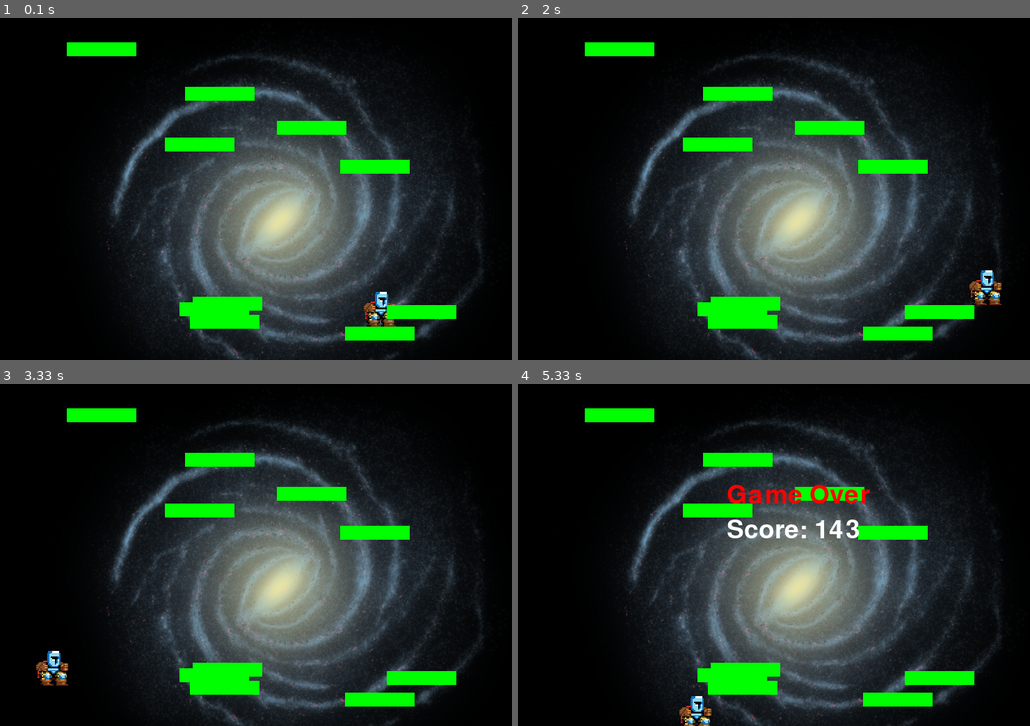
Above: before the commit, frames 1-4 (two rows, left to right).
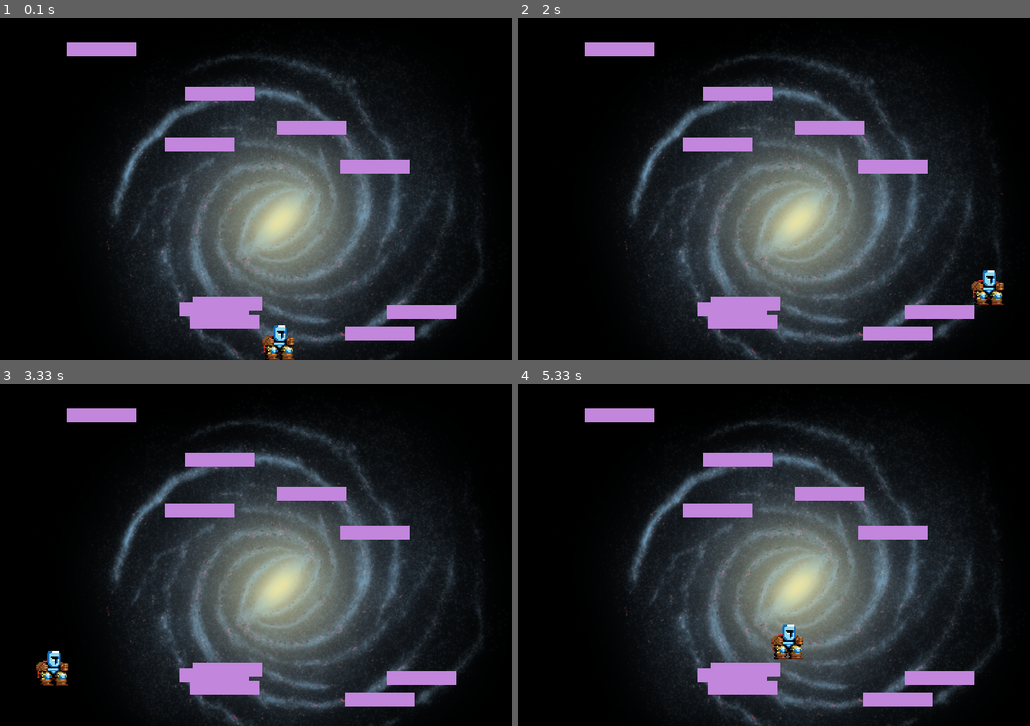
Above: after the commit, the same moments.

Repository: scourtney910/CS3021_Pygame
Game: pygame game, started from main.py
The game is run twice, just before and just after one commit, with the same random seed, the same clock (stepped at 60 frames per second) and the same inputs.
Inputs (mouse positions are in pixels of both pictures, inside the frame that each line leads up to):
- Up to frame 1 (0.1 s): no input
- Up to frame 2 (2 s): press the mouse at (799, 178) at 0.37 s; move the mouse to (733, 165) at 0.47 s; release the mouse at (661, 154) at 0.6 s; press the mouse at (799, 178) at 0.7 s; move the mouse to (896, 236) at 0.8 s; release the mouse at (999, 298) at 0.93 s; press the mouse at (799, 178) at 1.53 s; move the mouse to (789, 130) at 1.63 s; release the mouse at (779, 79) at 1.77 s; press the mouse at (799, 178) at 1.87 s; move the mouse to (850, 147) at 1.97 s
- Up to frame 3 (3.33 s): release the mouse at (389, 486) at 2.1 s; press the mouse at (281, 544) at 2.2 s; move the mouse to (378, 513) at 2.3 s; release the mouse at (481, 483) at 2.43 s; press the mouse at (281, 544) at 2.53 s; move the mouse to (199, 490) at 2.63 s; release the mouse at (117, 435) at 2.77 s; press the mouse at (281, 544) at 2.87 s; move the mouse to (199, 555) at 2.97 s; release the mouse at (122, 561) at 3.1 s
- Up to frame 4 (5.33 s): press the mouse at (799, 544) at 3.53 s; move the mouse to (855, 503) at 3.63 s; release the mouse at (912, 462) at 3.77 s; press the mouse at (799, 544) at 3.87 s; move the mouse to (896, 527) at 3.97 s; release the mouse at (989, 510) at 4.1 s; press the mouse at (799, 544) at 4.7 s; move the mouse to (697, 602) at 4.8 s; release the mouse at (599, 664) at 4.93 s

The runs differ from the first frame. In frame 1, 6.1% of the frame differs, in the area x 13-90%, y 7-100%; in frame 2, 5.5%; in frame 3, 5.2%; in frame 4, 7.0%.

Commit message:
Changes with comments

Diff:
--- a/main.py
+++ b/main.py
@@ -1,8 +1,10 @@
 import pygame
+import sys
 import random
-import sys
-from typing import Any, Union
 import math
+import os
+
+os.chdir(os.path.dirname(os.path.realpath(__file__)))
 
 
 # Constants
@@ -10,11 +12,12 @@
 SCREEN_HEIGHT     = 600
 FPS               = 60
 GRAVITY           = 0.5
-PLAYER_WIDTH      = 50
+PLAYER_WIDTH      = 50 #use to change player size
 PLAYER_HEIGHT     = 50
 PLATFORM_WIDTH    = 100
 PLATFORM_HEIGHT   = 20
-PLATFORM_COLOR    = (0, 255, 0)
+# PLATFORM_COLOR    = (0, 255, 0)
+PLATFORM_COLOR    = (random.randint(0,255), random.randint(0,255), random.randint(0,255))
 MAX_JUMP_STRENGTH = 20
 
 
@@ -23,7 +26,7 @@
 screen = pygame.display.set_mode((SCREEN_WIDTH, SCREEN_HEIGHT))
 pygame.display.set_caption('Jump King + Doodle Jump')
 clock = pygame.time.Clock()
-font = pygame.font.SysFont(None, 55)
+
 
 
 class Player(pygame.sprite.Sprite):
@@ -32,29 +35,34 @@
     def __init__(self):
         """Initialize all the player attributes"""
 
-        super().__init__()
+        super().__init__() #take attributes form pygame module, inheriting attributes from pygame has is a ?
         self.original_image = pygame.image.load('player.png').convert_alpha()
         self.image = pygame.transform.scale(
             self.original_image,
             (PLAYER_WIDTH, PLAYER_HEIGHT)
             )
 
-        self.rect = self.image.get_rect()
+        self.rect = self.image.get_rect() #forcing player hot box into  a square
+        self.rect.center = ( #starting location for sprite
+            SCREEN_WIDTH // 2,
+            SCREEN_HEIGHT - self.rect.height // 2
+            )
 
         self.velocity_y = 0
         self.velocity_x = 0
         self.is_jumping = False
 
 
-    def jump(self, vector: tuple) -> None:
-        """change player state to recognize sprite jumping
-        vector expected is from the calculate_vector function"""
+    def jump(self, vector):
+
         self.velocity_x, self.velocity_y = vector
         self.is_jumping = True
 
 
     def update(self):
-        """update player position on screen based on changing attributes"""
+        """
+        update player position on screen based on changing attributes
+        """
 
         if self.is_jumping:
 
@@ -64,8 +72,9 @@
             self.rect.x += self.velocity_x
 
             if self.rect.bottom >= SCREEN_HEIGHT:
-                # Game Over is set
-                return True
+
+                self.rect.bottom = SCREEN_HEIGHT
+                self.is_jumping = False
 
         # Wrap around the screen
         if self.rect.right < 0:
@@ -74,24 +83,30 @@
         elif self.rect.left > SCREEN_WIDTH:
             self.rect.right = 0
 
-        # All previous checks did not change the state of play
-        return False
-
-
-    def check_collision(self, platforms: Any) -> None:
+
+    def check_collision(self, platforms):
         """
         Check for collision only when falling.
         To change the platforms structure,
         change the generate_platforms function below.
-        """
-        if self.velocity_y > 0:
-
-            hits = pygame.sprite.spritecollide(self, platforms, False)
-
-            if hits:
+        Need to add collisin for bottom of platforms
+        """
+        if self.velocity_y > 0: #sprite is falling, pos vel in y means falling and neg means jumping
+
+            hits = pygame.sprite.spritecollide(self, platforms, False) #hits is a list of something about collisions
+            """ sprite collide checks for collision of sprite and platforms and returns lists"""
+
+            if hits: #if list is not empty
+                # this code for bottom of char and top of platform
+                #shoudl use if statement for bottom and another if statement for top
                 self.rect.bottom = hits[0].rect.top
+                """assigning player bottom to top of platform represent by rect top, i.e. only wokrs because the only thign player can hit is a platform"""
                 self.velocity_y = 0
                 self.is_jumping = False
+                #if top of sprite hits bottom of platform:
+                #self.velocity = 0
+                #self.is_jumping = False
+
 
 
 class Platform(pygame.sprite.Sprite):
@@ -108,26 +123,19 @@
         self.rect.y = y
 
 
-def generate_platforms(num_platforms: int) -> tuple[Any, Any]:
-    """randomly generate rectangle platforms and return:
-    pygame.sprite.Group: Any, lowest_platform.sprite: Any"""
+def generate_platforms(num_platforms: int) -> set:
+    #returning a tuple  each tuple represents a platform, inside the tuple are the nuts and bolts of each platform
 
     platforms = pygame.sprite.Group()
-    lowest_y = 0
-    lowest_platform = None
 
     for _ in range(num_platforms):
 
         x = random.randint(0, SCREEN_WIDTH - PLATFORM_WIDTH)
         y = random.randint(0, SCREEN_HEIGHT - PLATFORM_HEIGHT)
-        platform = Platform(x, y)
-        platforms.add(platform)
-
-        if y > lowest_y:
-            lowest_y = y    #update the if-condition for every for-loop iteration
-            lowest_platform = platform    #update the future return value
-
-    return platforms, lowest_platform
+        platform = Platform(x, y) # object / isntantiation of platform class
+        platforms.add(platform) #adding the instanced platform to group Platform
+
+    return platforms
 
 
 def calculate_vector(start_pos: tuple, end_pos: tuple) -> tuple:
@@ -152,50 +160,39 @@
 
     return (vector_x, vector_y)
 
-def display_text(text, color, x, y) -> None:
-    """Helper function to set rendering for Game Over Screen"""
-    img = font.render(text, True, color)
-    screen.blit(img, (x, y))
-
 
 ##############################################################
 ############################ MAIN ############################
 ##############################################################
-
-
 def main() -> None:
     """Run the main game loop here. Program exits when game is killed."""
 
-    # Load background image and sprites
-    background_image = pygame.image.load('background.png').convert()
-    player = Player()
-    platforms, lowest_platform = generate_platforms(10)
-    player.rect.center = (lowest_platform.rect.centerx, lowest_platform.rect.top - PLAYER_HEIGHT // 2)
-    all_sprites = pygame.sprite.Group()
+    # Load background image
+    background_image = pygame.image.load('background.png').convert() # loading image
+    player = Player() #create sprite
+    all_sprites = pygame.sprite.Group() #might need to make a function to create characters for multiplayer
     all_sprites.add(player)
+
+    platforms = generate_platforms(10) #manually chose number of platforms here
     all_sprites.add(platforms)
 
-    #initialize starting values
     dragging = False
-    start_pos = (0, 0)
-    score = 0
-    game_over = False
-
-    #main game-loop
+    start_pos = (0, 0) # initializing tuple here for mouse position, change name
+
     while True:
 
-        for event in pygame.event.get():
+        for event in pygame.event.get(): #event is class in pygame to check for certain conditions, like quit
             if event.type == pygame.QUIT:
                 pygame.quit()
                 sys.exit()
 
-            elif event.type == pygame.MOUSEBUTTONDOWN:
-
-                if not player.is_jumping:
+            elif event.type == pygame.MOUSEBUTTONDOWN: #left click
+
+                if not player.is_jumping: #if player isnt jumping allow click
                     dragging = True
                     start_pos = pygame.mouse.get_pos()
 
-            elif event.type == pygame.MOUSEBUTTONUP:
+            elif event.type == pygame.MOUSEBUTTONUP: #release left click
 
                 if dragging:
                     end_pos = pygame.mouse.get_pos()
@@ -203,23 +200,14 @@
                     player.jump(vector)
                     dragging = False
 
-        #Increment the score only when the game is not over
-        #And the player made a successful jump
-        if not game_over:
-            game_over = player.update()
-            player.check_collision(platforms)
-            if not player.is_jumping:
-                score += 1
-
-        screen.blit(background_image, (0, 0))
-        all_sprites.draw(screen)
-
-        if game_over:
-            display_text('Game Over', (255, 0, 0), (SCREEN_WIDTH // 2 - 100), (SCREEN_HEIGHT // 2 - 50))
-            display_text(f'Score: {score}', (255, 255, 255), (SCREEN_WIDTH // 2 - 100), (SCREEN_HEIGHT // 2))
+        player.update() #player movement function
+        player.check_collision(platforms) #only checking for collisions after exiting update, whcih means my y velocity is pos/downwards
+
+        screen.blit(background_image, (0, 0)) #centering background image
+        all_sprites.draw(screen) #drawing updated character postion onto screen including platforms
 
         pygame.display.flip()
-        clock.tick(FPS)
+        clock.tick(FPS) #ticking forward clock
 
 
 if __name__ == "__main__":
